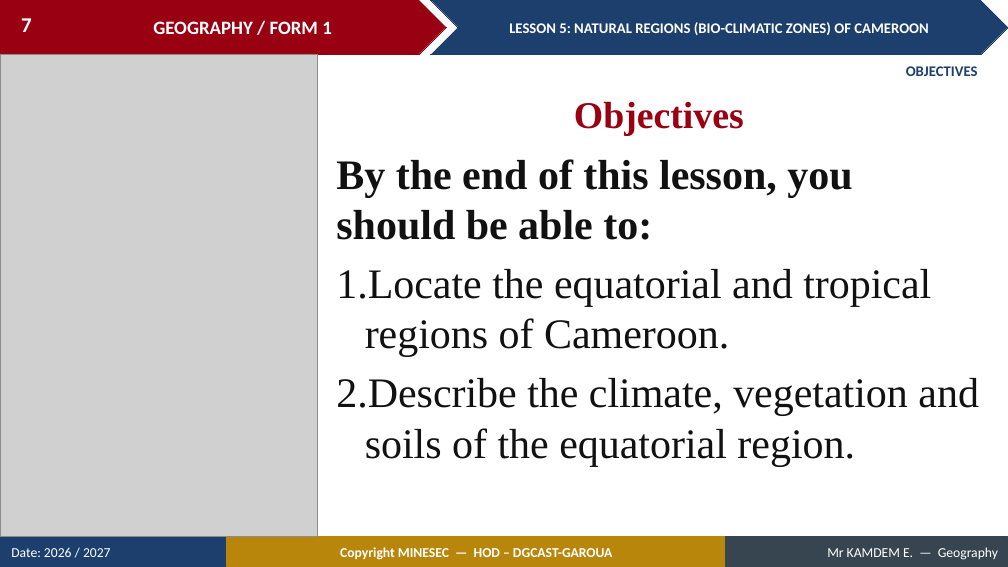
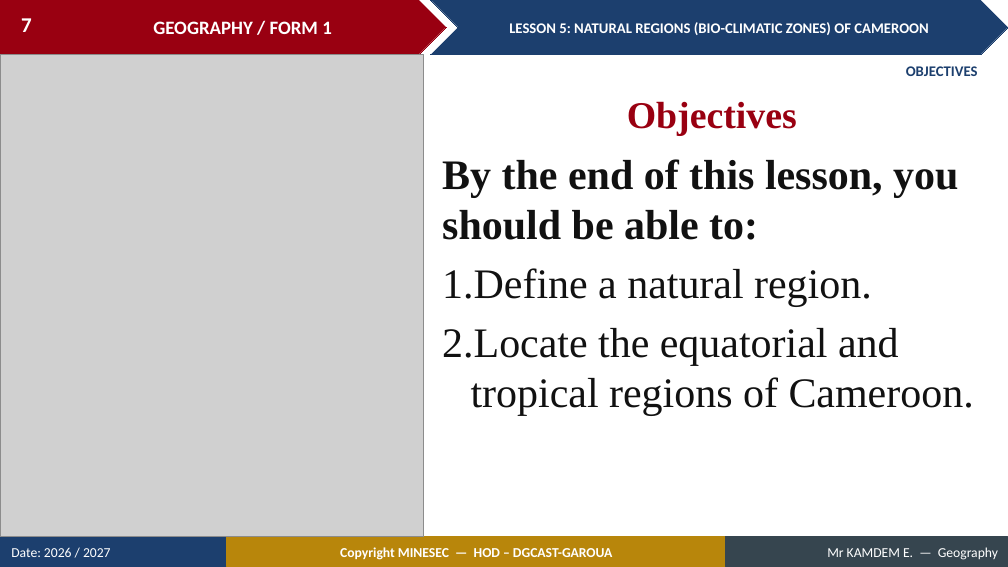
Before and after one commit to Berthautk/linea-github, a slide deck: slide 7 of lecons/F1/08_F1_M2_L05_Natural_Regions_Bio_climatic_Zones_of_Cameroon.pptx. Drawn at 1008x567 pixels with LibreOffice and Linux fonts; fonts in the diff are those of the drawing; grey boxes stand for pictures. Boxes give left, top, right and bottom in pixels: in the first picture for what was removed or moved away, otherwise in the second. Text is boxed around its words. In the diff, an @@ line names an element or a change of style, - is before the commit and + after.

```diff
--- a/lecons/F1/08_F1_M2_L05_Natural_Regions_Bio_climatic_Zones_of_Cameroon.pptx
+++ b/lecons/F1/08_F1_M2_L05_Natural_Regions_Bio_climatic_Zones_of_Cameroon.pptx
@@ picture: place and size @@
-picture at box(0, 54, 318, 537)
+picture at box(0, 54, 423, 537)
@@ text "Objectives": place and size @@
-text "Objectives" at box(574, 101, 744, 136)
+text "Objectives" at box(627, 101, 797, 136)
@@ text "By the end of this ...": place and size @@
-text "By the end of this ..." at box(336, 159, 979, 466)
+text "By the end of this ..." at box(442, 159, 974, 415)
@@ text at box(442, 268, 872, 306): paragraph added @@
+1. Define a natural region.
@@ text at box(336, 378, 979, 466): paragraph removed @@
-2. Describe the climate, vegetation and soils of the equatorial region.
```
Also in this commit, not shown: 32 other slides changed, 20 slides added, 4 slides removed, 5 other files.
